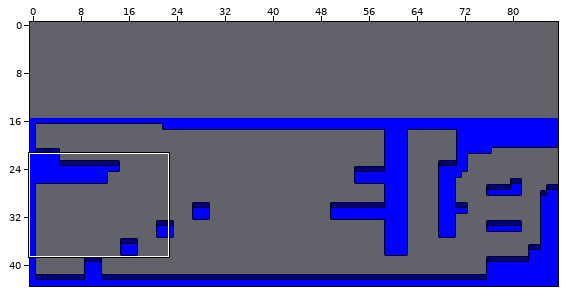
One commit to this Tiled map: Resources/room0.tmx. The picture above shows the old version from afar; the outline marks the close-up.
Close-up. Before:
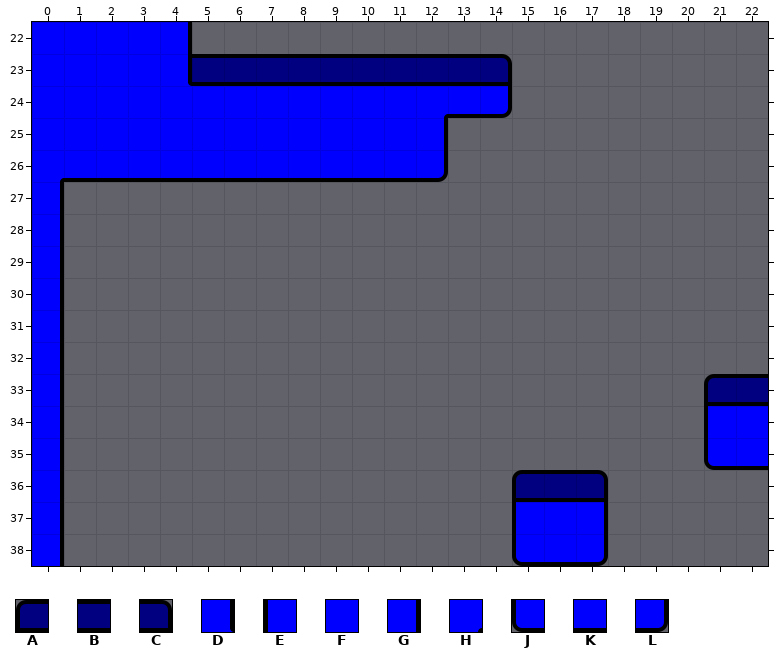
Cells are 32x32 px. Shown: x 0..22, y 22..38. The commit also changed other parts of the map, which this record leaves out. The old version is drawn lined up with the new one.
Key: from "tileset": A 0, B 1, C 2, D 4, E 5, F 6, G 7, H 9, J 10, K 11, L 12.
_ is an empty cell.
Layer "main-layer" before, first column x 0:
22 FFFFG__________________
23 FFFFDBBBBBBBBBC________
24 FFFFFFFFFFFFHKL________
25 FFFFFFFFFFFFG__________
26 HKKKKKKKKKKKL__________
27 G______________________
28 G______________________
29 G______________________
30 G______________________
31 G______________________
32 G______________________
33 G____________________AB
34 G____________________EF
35 G____________________JK
36 G______________ABC_____
37 G______________EFG_____
38 G______________JKL_____
Now the later version:
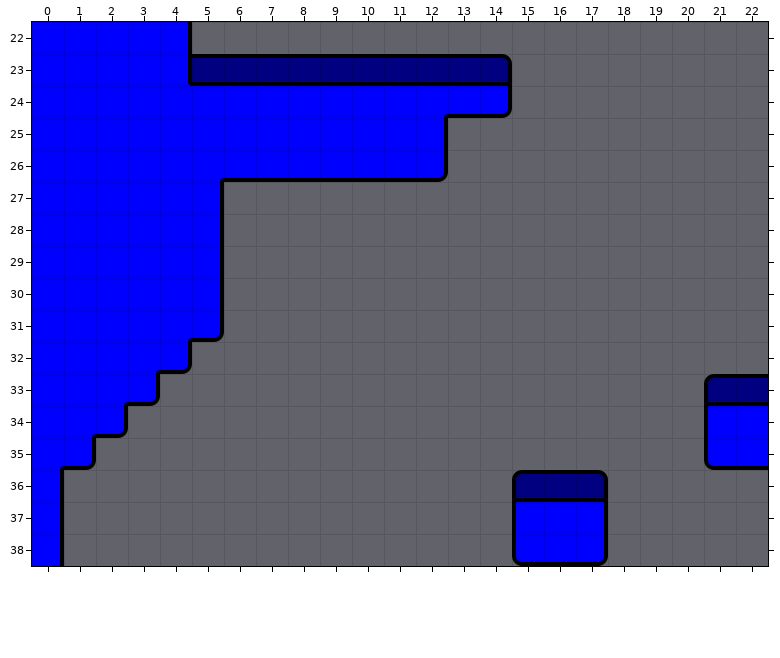
What changed:
map size 88x28 -> 88x44 cells (old content now starts at 0,16; both pictures use the new coordinates)
Layer "main-layer":
Tile F replaces tile G in rows 27 to 34 at x 0.
Tile F replaces tile K in row 26 at x 1 to 4.
Tile F is added in rows 27 to 30 at x 1 to 4; in row 31 at x 1 to 3; in row 32 at x 1 to 2; in row 33 at x 1.
Tile G is added in rows 27 to 30 at x 5.
Tile H replaces tile G in row 35 at x 0.
Tile H replaces tile K in row 26 at x 5.
Tile H is added in row 31 at x 4; in row 32 at x 3; in row 33 at x 2; in row 34 at x 1.
Tile L is added in row 31 at x 5; in row 32 at x 4; in row 33 at x 3; in row 34 at x 2; in row 35 at x 1.
